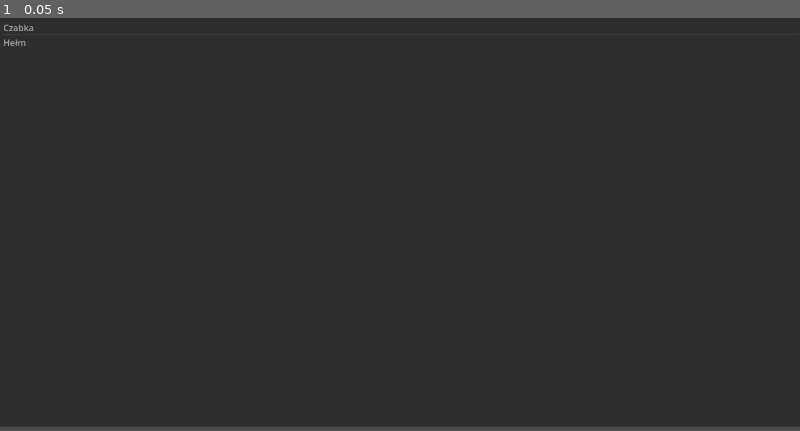
Above: before the commit, frame 1.
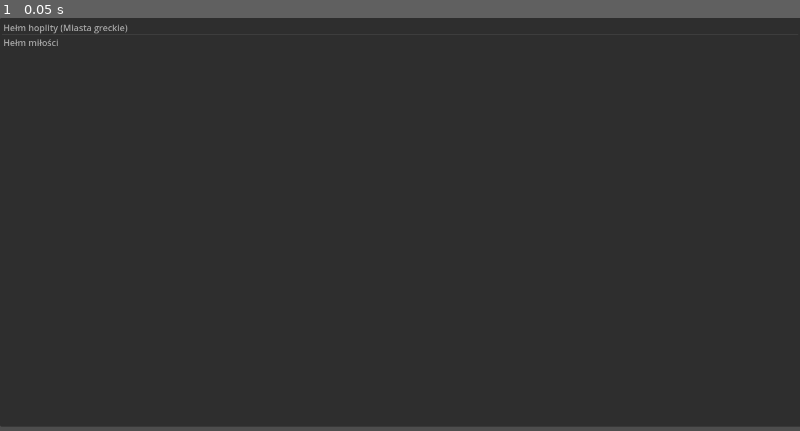
Above: after the commit, the same moment.

Repository: Okularnik2001PL/Ksssssssss
Game: Godot game, scene res://Nowe/Sceny/hełmy.tscn
The game is run twice, just before and just after one commit, with the same random seed, the same clock (stepped at 60 frames per second) and the same inputs. This scene is started directly instead of the project's main scene.
Inputs:
- Up to frame 1 (0.05 s): no input

The runs differ from the first frame. In frame 1, 0.2% of the frame differs, in the area x 0-16%, y 1-7%.

Commit message:
jeczse tylko tarcze i dop[szodu

Diff:
--- a/Nowe/Sceny/buty.tscn
+++ b/Nowe/Sceny/buty.tscn
@@ -8,3 +8,5 @@
 [node name="ItemList" type="ItemList" parent="."]
 offset_right = 1454.0
 offset_bottom = 753.0
+
+[connection signal="item_activated" from="ItemList" to="." method="_on_item_list_item_activated"]
--- a/Nowe/Sceny/hełmy.tscn
+++ b/Nowe/Sceny/hełmy.tscn
@@ -8,3 +8,5 @@
 [node name="ItemList" type="ItemList" parent="."]
 offset_right = 1455.0
 offset_bottom = 742.0
+
+[connection signal="item_activated" from="ItemList" to="." method="_on_item_list_item_activated"]
--- a/Nowe/Sceny/spodnie.tscn
+++ b/Nowe/Sceny/spodnie.tscn
@@ -8,3 +8,5 @@
 [node name="ItemList" type="ItemList" parent="."]
 offset_right = 1454.0
 offset_bottom = 748.0
+
+[connection signal="item_activated" from="ItemList" to="." method="_on_item_list_item_activated"]
--- a/Nowe/Sceny/zbroje.tscn
+++ b/Nowe/Sceny/zbroje.tscn
@@ -8,3 +8,5 @@
 [node name="ItemList" type="ItemList" parent="."]
 offset_right = 1451.0
 offset_bottom = 748.0
+
+[connection signal="item_activated" from="ItemList" to="." method="_on_item_list_item_activated"]
--- a/Nowe/scrypty/hełmy.gd
+++ b/Nowe/scrypty/hełmy.gd
@@ -1,5 +1,96 @@
 extends Node2D
-var Posiadane=["Czabka","Hełm"]
+
+var file_path = "res://zapis/helmy_moje.csv"
+var Dane ="res://tabelki/helmy_statystyki.csv"
+var Ekwipunek = "res://zapis/EQ_gracz/helmy_EQ_gracz.csv"
+
 func _ready() -> void:
-	for i in Posiadane.size():
-		$ItemList.add_item(Posiadane[i])
+	# Tworzenie instancji klasy FileAccess
+	var file = FileAccess.open(file_path, FileAccess.READ)
+	var file2 = FileAccess.open(Dane, FileAccess.READ)
+	if file && file2:
+		# Odczytanie całej zawartości pliku
+		var content = file.get_buffer(file.get_length()).get_string_from_utf8()
+		var content2 = file2.get_buffer(file2.get_length()).get_string_from_utf8()
+		# Podział na linie
+		var lines = content.split("\n")
+		var lines2 = content2.split("\n")
+		# Konwersja wierszy na tablicę tablic (gdzie każdy wiersz to osobna tablica)
+		for line in lines:
+			if line.strip_edges() == "":
+				continue  # Pomija pustą linię
+			var columns = line.split(";")  # Zakładamy, że dane są rozdzielone średnikiem
+			# Sprawdzamy, czy liczba kolumn jest większa niż 1, aby uniknąć błędów indeksowania
+			if columns.size() > 1 and columns[0] != "ID":
+				# Przeszukiwanie drugiego pliku CSV
+				for line2 in lines2:
+					var columns2 = line2.split(";")  # Rozdzielamy linie w drugim pliku na kolumny
+					# Sprawdzamy, czy w obu plikach ID się zgadza (kolumna 0 w obu plikach)
+					if columns2[0].strip_edges() == columns[1].strip_edges():
+						# Dodawanie przedmiotu do ItemList z drugiego pliku
+						$ItemList.add_item(columns2[1])  # Zakładamy, że druga kolumna to nazwa przedmiotu
+
+func _on_item_list_item_activated(index: int) -> void:
+	var file = FileAccess.open(Ekwipunek, FileAccess.READ_WRITE)
+	var file2 = FileAccess.open(file_path, FileAccess.READ)
+	if file and file2:
+		# Odczytanie zawartości pliku
+		var content = file.get_buffer(file.get_length()).get_string_from_utf8()
+		var content2 = file2.get_buffer(file2.get_length()).get_string_from_utf8()
+		var lines = content.split("\n")
+		var lines2 = content2.split("\n")
+		var new_content = ""
+
+		# Zabezpieczenie przed pustymi liniami
+		if lines.size() < 2 or lines[1].strip_edges() == "":
+			print("Brak danych w drugim wierszu")
+			return
+
+		# Odczytanie drugiego wiersza (dane, które chcemy podmienić)
+		var columns = lines[1].split(";")
+		print("Odczytano dane:", columns)
+
+		# Sprawdzamy, czy kolumny mają odpowiednią ilość elementów
+		if columns.size() < 2:
+			print("Za mało danych do podmiany")
+			return
+
+		# Konwersja do tablicy, aby łatwo modyfikować
+		var columns_array = []
+		for i in range(columns.size()):
+			columns_array.append(columns[i])
+
+		# Podmienianie danych na podstawie wybranego przedmiotu
+		if columns_array[0] != "ID":  # Sprawdzenie, czy nie jest to nagłówek
+			for line2 in lines2:
+				var columns2 = line2.split(";")
+
+				# Sprawdzamy, czy kolumny2 mają wystarczającą ilość elementów i odpowiedni typ
+				if columns2.size() < 1 or columns2[0] == "" or columns2[0] == "ID":
+					print("Pusta lub niepoprawna linia")
+					continue
+
+				# Obliczamy ID przedmiotu na podstawie indexu
+				var oblicz = index + 1
+
+				# Znajdujemy odpowiedni przedmiot w pliku
+				if columns2[0] == str(oblicz):
+					var dane_do = columns2[1]
+					print("Znaleziono dane:", dane_do)
+
+					# Modyfikowanie odpowiednich wartości w drugim wierszu
+					columns_array[1] = str(dane_do)  # Podmienianie drugiej kolumny (nazwa przedmiotu)
+					print("Zmieniono:", columns_array)
+
+		# Odtwarzanie nagłówków i drugiego wiersza po modyfikacji
+		new_content += lines[0] + "\n"  # Dodajemy nagłówki
+		new_content += ";".join(columns_array) + "\n"  # Dodajemy zmodyfikowany wiersz
+
+		# Przechodzenie na początek pliku
+		file.seek(0)
+		# Zapisanie zmodyfikowanych danych do pliku
+		file.store_string(new_content)
+		# Zamykanie pliku
+		file.close()
+
+	get_tree().change_scene_to_file("res://Nowe/Sceny/Wyposażenie.tscn")
--- a/Nowe/scrypty/spodnie.gd
+++ b/Nowe/scrypty/spodnie.gd
@@ -1,5 +1,96 @@
 extends Node2D
-var Posiadane=["Portki"]
+
+var file_path = "res://zapis/spodnie_moje.csv"
+var Dane ="res://tabelki/spodnie_statystki.csv"
+var Ekwipunek = "res://zapis/EQ_gracz/spodnie_EQ_gracz.csv"
+
 func _ready() -> void:
-	for i in Posiadane.size():
-		$ItemList.add_item(Posiadane[i])
+	# Tworzenie instancji klasy FileAccess
+	var file = FileAccess.open(file_path, FileAccess.READ)
+	var file2 = FileAccess.open(Dane, FileAccess.READ)
+	if file && file2:
+		# Odczytanie całej zawartości pliku
+		var content = file.get_buffer(file.get_length()).get_string_from_utf8()
+		var content2 = file2.get_buffer(file2.get_length()).get_string_from_utf8()
+		# Podział na linie
+		var lines = content.split("\n")
+		var lines2 = content2.split("\n")
+		# Konwersja wierszy na tablicę tablic (gdzie każdy wiersz to osobna tablica)
+		for line in lines:
+			if line.strip_edges() == "":
+				continue  # Pomija pustą linię
+			var columns = line.split(";")  # Zakładamy, że dane są rozdzielone średnikiem
+			# Sprawdzamy, czy liczba kolumn jest większa niż 1, aby uniknąć błędów indeksowania
+			if columns.size() > 1 and columns[0] != "ID":
+				# Przeszukiwanie drugiego pliku CSV
+				for line2 in lines2:
+					var columns2 = line2.split(";")  # Rozdzielamy linie w drugim pliku na kolumny
+					# Sprawdzamy, czy w obu plikach ID się zgadza (kolumna 0 w obu plikach)
+					if columns2[0].strip_edges() == columns[1].strip_edges():
+						# Dodawanie przedmiotu do ItemList z drugiego pliku
+						$ItemList.add_item(columns2[1])  # Zakładamy, że druga kolumna to nazwa przedmiotu
+
+func _on_item_list_item_activated(index: int) -> void:
+	var file = FileAccess.open(Ekwipunek, FileAccess.READ_WRITE)
+	var file2 = FileAccess.open(file_path, FileAccess.READ)
+	if file and file2:
+		# Odczytanie zawartości pliku
+		var content = file.get_buffer(file.get_length()).get_string_from_utf8()
+		var content2 = file2.get_buffer(file2.get_length()).get_string_from_utf8()
+		var lines = content.split("\n")
+		var lines2 = content2.split("\n")
+		var new_content = ""
+
+		# Zabezpieczenie przed pustymi liniami
+		if lines.size() < 2 or lines[1].strip_edges() == "":
+			print("Brak danych w drugim wierszu")
+			return
+
+		# Odczytanie drugiego wiersza (dane, które chcemy podmienić)
+		var columns = lines[1].split(";")
+		print("Odczytano dane:", columns)
+
+		# Sprawdzamy, czy kolumny mają odpowiednią ilość elementów
+		if columns.size() < 2:
+			print("Za mało danych do podmiany")
+			return
+
+		# Konwersja do tablicy, aby łatwo modyfikować
+		var columns_array = []
+		for i in range(columns.size()):
+			columns_array.append(columns[i])
+
+		# Podmienianie danych na podstawie wybranego przedmiotu
+		if columns_array[0] != "ID":  # Sprawdzenie, czy nie jest to nagłówek
+			for line2 in lines2:
+				var columns2 = line2.split(";")
+
+				# Sprawdzamy, czy kolumny2 mają wystarczającą ilość elementów i odpowiedni typ
+				if columns2.size() < 1 or columns2[0] == "" or columns2[0] == "ID":
+					print("Pusta lub niepoprawna linia")
+					continue
+
+				# Obliczamy ID przedmiotu na podstawie indexu
+				var oblicz = index + 1
+
+				# Znajdujemy odpowiedni przedmiot w pliku
+				if columns2[0] == str(oblicz):
+					var dane_do = columns2[1]
+					print("Znaleziono dane:", dane_do)
+
+					# Modyfikowanie odpowiednich wartości w drugim wierszu
+					columns_array[1] = str(dane_do)  # Podmienianie drugiej kolumny (nazwa przedmiotu)
+					print("Zmieniono:", columns_array)
+
+		# Odtwarzanie nagłówków i drugiego wiersza po modyfikacji
+		new_content += lines[0] + "\n"  # Dodajemy nagłówki
+		new_content += ";".join(columns_array) + "\n"  # Dodajemy zmodyfikowany wiersz
+
+		# Przechodzenie na początek pliku
+		file.seek(0)
+		# Zapisanie zmodyfikowanych danych do pliku
+		file.store_string(new_content)
+		# Zamykanie pliku
+		file.close()
+
+	get_tree().change_scene_to_file("res://Nowe/Sceny/Wyposażenie.tscn")
--- a/Nowe/scrypty/zbroje.gd
+++ b/Nowe/scrypty/zbroje.gd
@@ -1,5 +1,96 @@
 extends Node2D
-var Posiadane=["Zbroja"]
+
+var file_path = "res://zapis/zbroje_moje.csv"
+var Dane ="res://tabelki/zbroje_statystyki.csv"
+var Ekwipunek = "res://zapis/EQ_gracz/zbroje_EQ_gracz.csv"
+
 func _ready() -> void:
-	for i in Posiadane.size():
-		$ItemList.add_item(Posiadane[i])
+	# Tworzenie instancji klasy FileAccess
+	var file = FileAccess.open(file_path, FileAccess.READ)
+	var file2 = FileAccess.open(Dane, FileAccess.READ)
+	if file && file2:
+		# Odczytanie całej zawartości pliku
+		var content = file.get_buffer(file.get_length()).get_string_from_utf8()
+		var content2 = file2.get_buffer(file2.get_length()).get_string_from_utf8()
+		# Podział na linie
+		var lines = content.split("\n")
+		var lines2 = content2.split("\n")
+		# Konwersja wierszy na tablicę tablic (gdzie każdy wiersz to osobna tablica)
+		for line in lines:
+			if line.strip_edges() == "":
+				continue  # Pomija pustą linię
+			var columns = line.split(";")  # Zakładamy, że dane są rozdzielone średnikiem
+			# Sprawdzamy, czy liczba kolumn jest większa niż 1, aby uniknąć błędów indeksowania
+			if columns.size() > 1 and columns[0] != "ID":
+				# Przeszukiwanie drugiego pliku CSV
+				for line2 in lines2:
+					var columns2 = line2.split(";")  # Rozdzielamy linie w drugim pliku na kolumny
+					# Sprawdzamy, czy w obu plikach ID się zgadza (kolumna 0 w obu plikach)
+					if columns2[0].strip_edges() == columns[1].strip_edges():
+						# Dodawanie przedmiotu do ItemList z drugiego pliku
+						$ItemList.add_item(columns2[1])  # Zakładamy, że druga kolumna to nazwa przedmiotu
+
+func _on_item_list_item_activated(index: int) -> void:
+	var file = FileAccess.open(Ekwipunek, FileAccess.READ_WRITE)
+	var file2 = FileAccess.open(file_path, FileAccess.READ)
+	if file and file2:
+		# Odczytanie zawartości pliku
+		var content = file.get_buffer(file.get_length()).get_string_from_utf8()
+		var content2 = file2.get_buffer(file2.get_length()).get_string_from_utf8()
+		var lines = content.split("\n")
+		var lines2 = content2.split("\n")
+		var new_content = ""
+
+		# Zabezpieczenie przed pustymi liniami
+		if lines.size() < 2 or lines[1].strip_edges() == "":
+			print("Brak danych w drugim wierszu")
+			return
+
+		# Odczytanie drugiego wiersza (dane, które chcemy podmienić)
+		var columns = lines[1].split(";")
+		print("Odczytano dane:", columns)
+
+		# Sprawdzamy, czy kolumny mają odpowiednią ilość elementów
+		if columns.size() < 2:
+			print("Za mało danych do podmiany")
+			return
+
+		# Konwersja do tablicy, aby łatwo modyfikować
+		var columns_array = []
+		for i in range(columns.size()):
+			columns_array.append(columns[i])
+
+		# Podmienianie danych na podstawie wybranego przedmiotu
+		if columns_array[0] != "ID":  # Sprawdzenie, czy nie jest to nagłówek
+			for line2 in lines2:
+				var columns2 = line2.split(";")
+
+				# Sprawdzamy, czy kolumny2 mają wystarczającą ilość elementów i odpowiedni typ
+				if columns2.size() < 1 or columns2[0] == "" or columns2[0] == "ID":
+					print("Pusta lub niepoprawna linia")
+					continue
+
+				# Obliczamy ID przedmiotu na podstawie indexu
+				var oblicz = index + 1
+
+				# Znajdujemy odpowiedni przedmiot w pliku
+				if columns2[0] == str(oblicz):
+					var dane_do = columns2[1]
+					print("Znaleziono dane:", dane_do)
+
+					# Modyfikowanie odpowiednich wartości w drugim wierszu
+					columns_array[1] = str(dane_do)  # Podmienianie drugiej kolumny (nazwa przedmiotu)
+					print("Zmieniono:", columns_array)
+
+		# Odtwarzanie nagłówków i drugiego wiersza po modyfikacji
+		new_content += lines[0] + "\n"  # Dodajemy nagłówki
+		new_content += ";".join(columns_array) + "\n"  # Dodajemy zmodyfikowany wiersz
+
+		# Przechodzenie na początek pliku
+		file.seek(0)
+		# Zapisanie zmodyfikowanych danych do pliku
+		file.store_string(new_content)
+		# Zamykanie pliku
+		file.close()
+
+	get_tree().change_scene_to_file("res://Nowe/Sceny/Wyposażenie.tscn")
--- a/buty.gd
+++ b/buty.gd
@@ -1,8 +1,8 @@
 extends Node2D
 
-var file_path = "res://zapis/EQ_gracz/buty_EQ_moje.csv"
+var file_path = "res://zapis/buty_moje.csv"
 var Dane = "res://tabelki/buty_statystyki.csv"
-var Ekwipunek = "res://zapis/buty_moje.csv"
+var Ekwipunek = "res://zapis/EQ_gracz/buty_EQ_moje.csv"
 
 func _ready() -> void:
 	# Tworzenie instancji klasy FileAccess
--- a/zapis/EQ_gracz/bron_EQ_gracz.csv
+++ b/zapis/EQ_gracz/bron_EQ_gracz.csv
@@ -1,2 +1,2 @@
 ID;ID_bronie_moje
-1;3
+1;1
--- a/zapis/bron_moje.csv
+++ b/zapis/bron_moje.csv
@@ -1,6 +1,2 @@
 ID;ID_bron
 1;1
-2;2
-3;3
-4;3
-5;2
Binary file changed: tabelki/bron_statystki.Two.translation
Binary file changed: tabelki/bron_statystki.dmg.translation
Binary file changed: tabelki/bron_statystki.mass.translation
Binary file changed: tabelki/bron_statystki.name.translation
Binary file changed: tabelki/buty_statystyki.armour.translation
Binary file changed: tabelki/buty_statystyki.mass.translation
Binary file changed: tabelki/buty_statystyki.name.translation
Binary file changed: tabelki/helmy_statystyki.armour.translation
Binary file changed: tabelki/helmy_statystyki.mass.translation
Binary file changed: tabelki/helmy_statystyki.name.translation
Binary file changed: tabelki/spodnie_statystki.armour.translation
Binary file changed: tabelki/spodnie_statystki.mass.translation
(and 26 more such lines)
